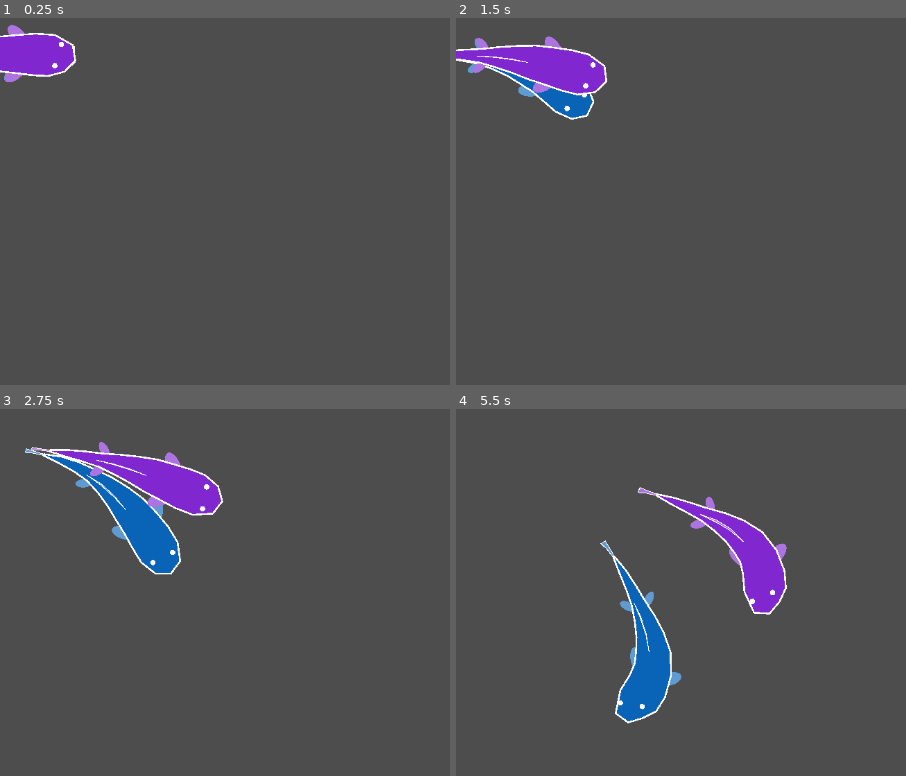
Above: before the commit, frames 1-4 (two rows, left to right).
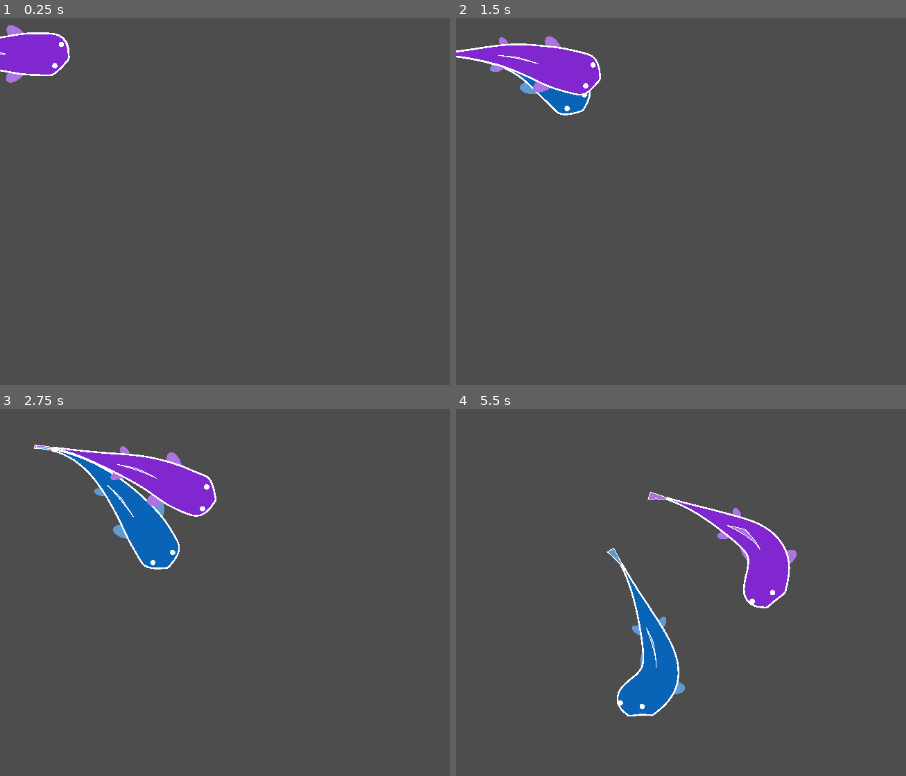
Above: after the commit, the same moments.

Repository: vladilima/ProceduralAnimationTest
Game: Godot game, scene res://Scenes/world.tscn
Same seed, same stepped clock (60 frames per second), same inputs: the game is played once before the commit and once after it.
Inputs (mouse positions are in pixels of both pictures, inside the frame that each line leads up to):
- Up to frame 1 (0.25 s): no input
- Up to frame 2 (1.5 s): move the mouse to (outside the picture) at 0.52 s; move the mouse to (694, 183) at 1.27 s
- Up to frame 3 (2.75 s): move the mouse to (outside the picture) at 2.02 s
- Up to frame 4 (5.5 s): move the mouse to (816, 640) at 2.77 s; move the mouse to (outside the picture) at 3.52 s; move the mouse to (618, 482) at 4.27 s; move the mouse to (897, 552) at 5.02 s

The runs differ from the first frame. In frame 1, 0.4% of the frame differs, in the area x 0-18%, y 1-18%; in frame 2, 1.4%; in frame 3, 2.4%; in frame 4, 3.5%, in the area x 32-76%, y 21-86%.

Commit message:
Smoothed the creatures

Diff:
--- a/Scenes/creature.tscn
+++ b/Scenes/creature.tscn
@@ -1,13 +1,20 @@
-[gd_scene load_steps=3 format=3 uid="uid://dqrimdt5to733"]
+[gd_scene load_steps=4 format=3 uid="uid://dqrimdt5to733"]
 
 [ext_resource type="Script" path="res://Scripts/creature.gd" id="1_vg0jb"]
 [ext_resource type="Texture2D" uid="uid://bi5t22r2c2k15" path="res://Resources/eye.png" id="2_21osr"]
 
+[sub_resource type="Curve" id="Curve_5b20y"]
+min_value = 0.1
+max_value = 64.0
+bake_resolution = 125
+_data = [Vector2(0, 0), 0.0, 5384.44, 0, 0, Vector2(0.0215517, 45.011), 0.0, 0.0, 0, 0, Vector2(0.0775862, 64), 91.1804, -99.523, 0, 0, Vector2(0.172414, 47.6483), -312.053, -281.245, 0, 0, Vector2(0.415094, 64), -77.0501, 0.0, 0, 0, Vector2(0.669811, 24.6769), -15.2142, -7.09995, 0, 0, Vector2(0.877358, 19.0593), -38.1707, -50.9278, 0, 0, Vector2(1, 1.50439), -314.272, 0.0, 0, 0]
+point_count = 8
+
 [node name="Creature" type="Node2D"]
 script = ExtResource("1_vg0jb")
 BodyColor = Color(1, 0, 0, 1)
-PointAmount = 20
-SegmentSize = Array[float]([48.0, 64.0, 35.0, 35.0, 35.0, 35.0, 35.0, 35.0, 35.0, 32.0, 32.0, 29.0, 29.0, 26.0, 26.0, 23.0, 20.0, 17.0, 14.0, 11.0, 8.0, 5.0])
+SegmentLength = 10
+CreatureWidth = SubResource("Curve_5b20y")
 
 [node name="Points" type="Node" parent="."]
 
@@ -22,10 +29,12 @@
 [node name="Outline" type="Line2D" parent="."]
 closed = true
 width = 5.0
+joint_mode = 2
 antialiased = true
 
 [node name="Line" type="Line2D" parent="."]
 visible = false
+joint_mode = 2
 
 [node name="Eyes" type="Node2D" parent="."]
 scale = Vector2(0.03, 0.03)
--- a/Scenes/fish.tscn
+++ b/Scenes/fish.tscn
@@ -1,14 +1,20 @@
-[gd_scene load_steps=4 format=3 uid="uid://bscn8bo3ud3s1"]
+[gd_scene load_steps=5 format=3 uid="uid://bscn8bo3ud3s1"]
 
 [ext_resource type="Script" path="res://Scripts/fish.gd" id="1_nxtlm"]
 [ext_resource type="Texture2D" uid="uid://bi5t22r2c2k15" path="res://Resources/eye.png" id="2_oaijj"]
 [ext_resource type="Texture2D" uid="uid://jf567xjhr818" path="res://Resources/fin.png" id="3_nrkqq"]
 
+[sub_resource type="Curve" id="Curve_3481j"]
+max_value = 60.0
+bake_resolution = 50
+_data = [Vector2(0, 3.29671), 0.0, 1362.86, 0, 0, Vector2(0.103774, 60), 0.0, 31.5633, 0, 0, Vector2(0.20283, 60), -13.644, 0.0, 0, 0, Vector2(0.405172, 46.8132), -83.6814, -83.6814, 0, 0, Vector2(1, 2.10989), 0.0, 0.0, 0, 0]
+point_count = 5
+
 [node name="Fish" type="Node2D"]
 script = ExtResource("1_nxtlm")
 BodyColor = Color(0.0383772, 0.392568, 0.721211, 1)
-PointAmount = 9
-SegmentSize = Array[float]([40.0, 60.0, 60.0, 55.0, 50.0, 40.0, 30.0, 20.0, 15.0, 10.0, 2.0])
+SegmentLength = 10
+CreatureWidth = SubResource("Curve_3481j")
 
 [node name="Points" type="Node" parent="."]
 
@@ -67,12 +73,11 @@
 [node name="Outline" type="Line2D" parent="."]
 closed = true
 width = 5.0
-sharp_limit = 0.0
-round_precision = 30
-antialiased = true
+joint_mode = 2
 
 [node name="Line" type="Line2D" parent="."]
 visible = false
+joint_mode = 2
 
 [node name="Eyes" type="Node2D" parent="."]
 scale = Vector2(0.03, 0.03)
@@ -98,7 +103,6 @@
 closed = true
 width = 2.0
 joint_mode = 2
-round_precision = 30
 
 [node name="Timer" type="Timer" parent="."]
 wait_time = 5.0
--- a/Scenes/parametric.tscn
+++ b/Scenes/tests/parametric.tscn
@@ -1,6 +1,6 @@
 [gd_scene load_steps=5 format=3 uid="uid://dq462k448anlf"]
 
-[ext_resource type="Script" path="res://Scripts/parametric.gd" id="1_yq786"]
+[ext_resource type="Script" path="res://Scripts/tests/parametric.gd" id="1_yq786"]
 
 [sub_resource type="CircleShape2D" id="CircleShape2D_cvq77"]
 radius = 100.0
--- a/Scripts/creature.gd
+++ b/Scripts/creature.gd
@@ -15,8 +15,9 @@
 @export var FollowsMouse : bool = true
 @export_color_no_alpha var BodyColor = Color.BLACK
 @export var SegmentLength = 50
-@export_range(0, 30, 1) var PointAmount = 0
-@export var SegmentSize : Array[float] = []
+@export var CreatureWidth : Curve
+var PointAmount = 0
+var SegmentSize : Array[float] = []
 
 var target_position : Vector2
 
@@ -29,6 +30,12 @@
 
 ## Sets up Creature ##
 func initialize_creature() -> void:
+	PointAmount = CreatureWidth.bake_resolution - 2
+	SegmentSize.resize(CreatureWidth.bake_resolution)
+
+	for i : float in CreatureWidth.bake_resolution:
+		SegmentSize[i] = CreatureWidth.sample(i/CreatureWidth.bake_resolution)
+
 	# Add the points to the creature's body
 	for point in PointAmount:
 		$Points.add_child($Points/Point.duplicate(8))
@@ -90,12 +97,7 @@
 	var right_side_y = SegmentSize[0] * sin(anchor_direction + PI / 2)
 	var right_pos = anchor.position + Vector2(right_side_x, right_side_y)
 
-	var tip_x = SegmentSize[0] / 2 * cos(anchor_direction - PI * 2)
-	var tip_y = SegmentSize[0] / 2 * sin(anchor_direction - PI * 2)
-	var tip_pos = anchor.position + Vector2(tip_x, tip_y)
-
 	left.append(left_pos)
-	right.append(tip_pos)
 	right.append(right_pos)
 
 
--- a/Scripts/fish.gd
+++ b/Scripts/fish.gd
@@ -28,12 +28,12 @@
 	update_creature(delta)
 
 	## Moves and Rotates lateral fins ##
-	var FrontFinAngle = points[2].get_angle_to(points[1].position)
-	FrontFins.position = points[3].position
+	var FrontFinAngle = points[10].get_angle_to(points[9].position)
+	FrontFins.position = points[15].position
 	FrontFins.rotation = FrontFinAngle
 
-	var BackFinAngle = points[6].get_angle_to(points[5].position)
-	BackFins.position = points[7].position
+	var BackFinAngle = points[24].get_angle_to(points[23].position)
+	BackFins.position = points[29].position
 	BackFins.rotation = BackFinAngle
 
 
@@ -59,8 +59,8 @@
 
 
 	## Moves and Rotates Tail Fin ##
-	var TailFinAngle = points[10].get_angle_to(points[9].position)
-	TailFin.position = points[10].position
+	var TailFinAngle = points[49].get_angle_to(points[48].position)
+	TailFin.position = points[49].position
 	TailFin.rotation = TailFinAngle
 
 	var LeftTailFin = [0, 1, 2]
@@ -76,9 +76,26 @@
 
 
 	## Moves and Offsets Dorsal Fin
-	var DorsalFinPolygon : Array = [points[4].position, points[5].position, points[6].position, points[7].position, points[7].position, points[6].position, points[5].position, points[4].position]
-	DorsalFinPolygon[5].y += clamp(-TotalBodyCurvature, -20, 20)
-	DorsalFinPolygon[6].y += clamp(-TotalBodyCurvature, -20, 20)
+	var DorsalFinLength = 10
+	var DorsalFinLeftSide : Array
+	var DorsalFinRightSide : Array
+	var DorsalFinPolygon : Array
+
+	var j = 0
+	for point in points:
+		if j > 16 and j < 30:
+			var point_position = point.position
+			DorsalFinLeftSide.append(point_position)
+
+			var fin_offset : float = absi(absi(j - 23) - 6)
+			point_position.y += clamp((-TotalBodyCurvature / 4) * fin_offset, -30, 30)
+
+			DorsalFinRightSide.append(point_position)
+		j += 1
+
+	DorsalFinRightSide.reverse()
+	DorsalFinLeftSide.append_array(DorsalFinRightSide)
+	DorsalFinPolygon = DorsalFinLeftSide
 
 	DorsalFinShape.set_polygon(DorsalFinPolygon)
 	$DorsalFin/Line2D.points = DorsalFinPolygon
Renamed: Scripts/parametric.gd -> Scripts/tests/parametric.gd
